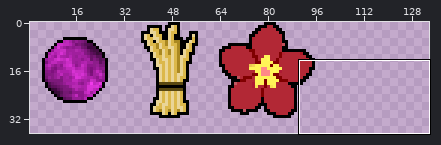
Two versions of one sprite sheet, src/com/jaybaffoni/images/itemsSheet.png. Above, an overview of the earlier version with the close-up marked.
Close-up. Old version:
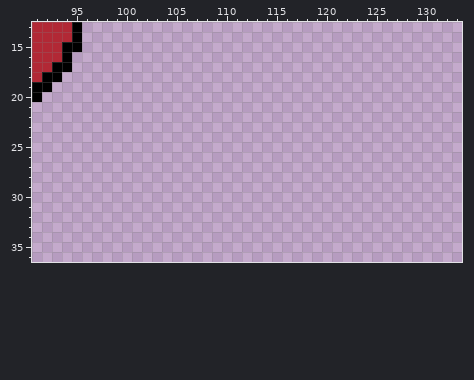
The file is 256x256 pixels. Colours within 5 levels of each other are drawn and written as one. Shown: x 91..133, y 13..36. The wide view leaves out empty margins.
Now the later version:
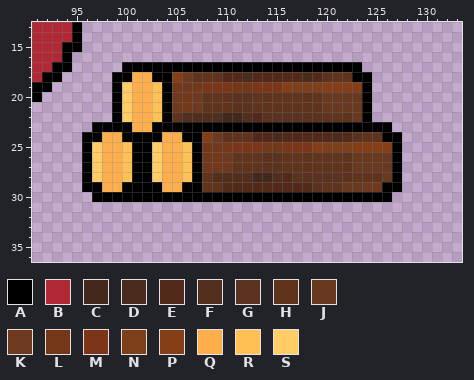
Palette (. is transparent): A #000000  B #b22835  C #45281c  D #4b2b1c  E #53291a  F #522f1d  G #5a321d  H #60331d  J #68391f  K #6e391f  L #743819  M #7c3518  N #7e3f1b  P #863e17  Q #ffae4c  R #ffc054  S #ffcc66
The edit:
y 17: x 100..123 ........................ -> AAAAAAAAAAAAAAAAAAAAAAAA
y 18: x 99..124 .......................... -> AAQQAAPKHHHEEDEEEEEDEGHHAA
y 19: x 99..124 .......................... -> ASQQRALKLMMMLLMMMPNNNPPPPA
y 20..21: x 99..124 .......................... -> ASQQRAKLKHHHGGHHHHHHHJJJJA
y 22: x 99..124 .......................... -> ASQQRAHFFFFCCFEGGGGGGHHHJA
y 23: x 97..126 .............................. -> AAAAQQAAAAAAAAAAAAAAAAAAAAAAAA
y 24: x 96..127 ................................ -> AAQQAAAAQQAAPKHHHEEDEEEEEDEGHHAA
y 25: x 96..127 ................................ -> ASQQRAASQQRALKLMMMLLMMMPNNNPPPPA
y 26..27: x 96..127 ................................ -> ASQQRAASQQRAKLKHHHGGHHHHHHHJJJJA
y 28: x 96..127 ................................ -> ASQQRAASQQRAHFFFFCCFEGGGGGGHHHJA
y 29: x 96..127 ................................ -> AAQQAAAAQQAAHHEEEEEEEEEGHHJJKKAA
y 30: x 97..126 .............................. -> AAAAAAAAAAAAAAAAAAAAAAAAAAAAAA
Pixel boxes of the changes (left, top, right, bottom) in both close-ups:
added: (82, 62, 402, 202)
